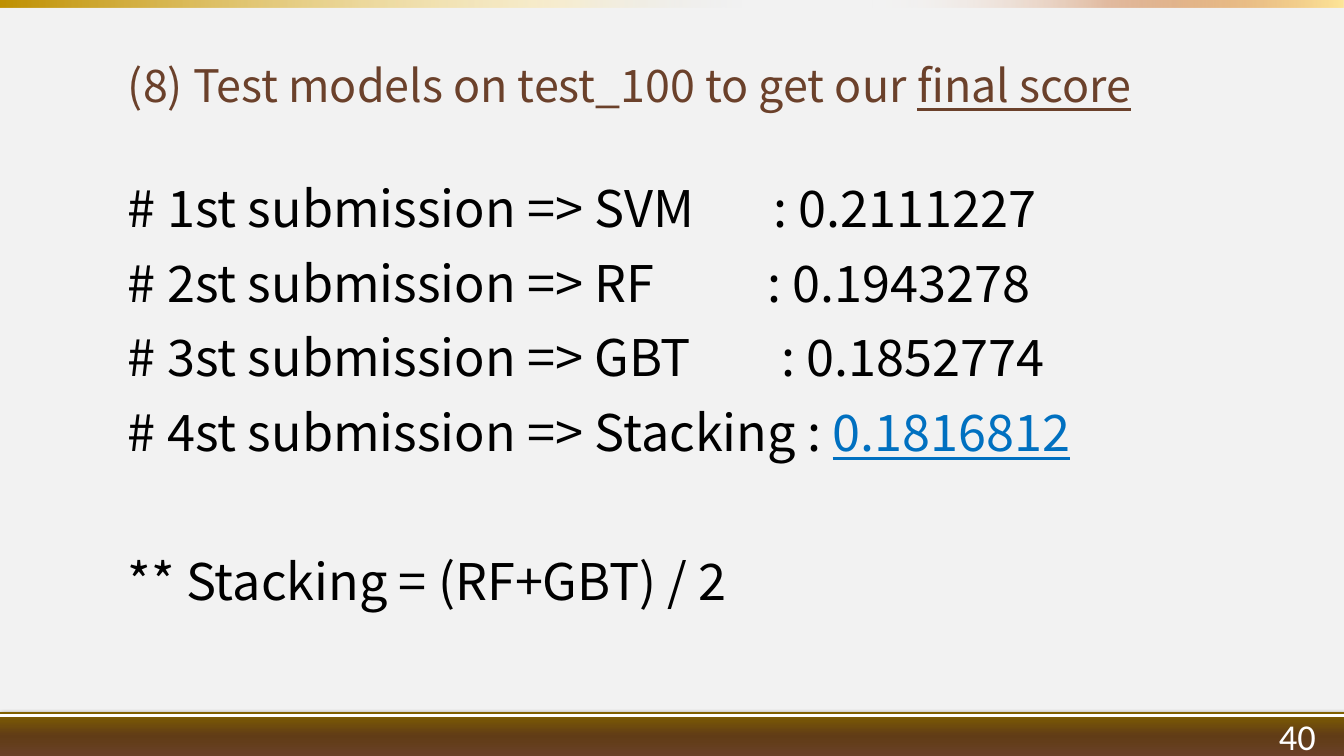
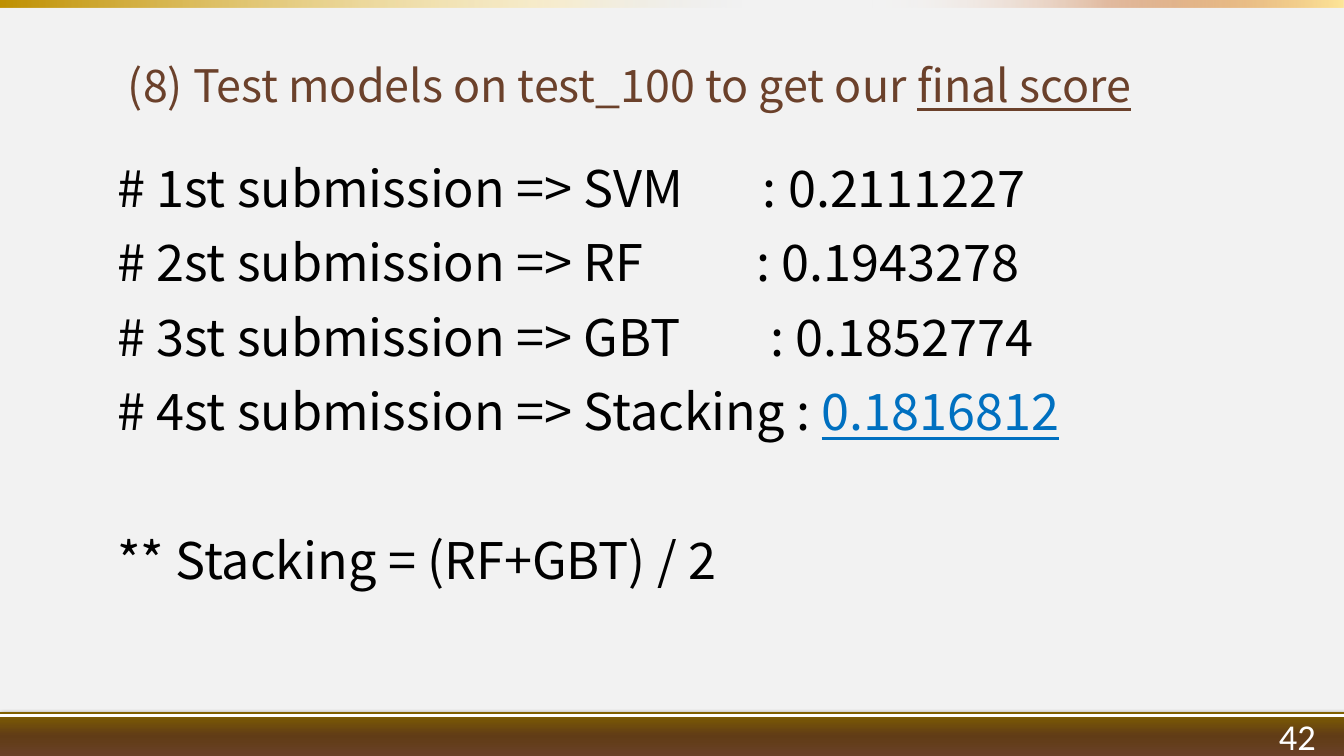
Before and after one commit to 1082-datascience/finalproject-finalproject-1082ds_group6, a slide deck: slide 45 of results/1072_datascience_FP_107363015_G6.pptx (slide 43 before the commit). Drawn at 1344x756 pixels with LibreOffice and Linux fonts; fonts in the diff are those of the drawing; background and template pictures are left out. Boxes give left, top, right and bottom in pixels: in the first picture for what was removed or moved away, otherwise in the second. Text is boxed around its words. In the diff, an @@ line names an element or a change of style, - is before the commit and + after.

```diff
--- a/results/1072_datascience_FP_107363015_G6.pptx
+++ b/results/1072_datascience_FP_107363015_G6.pptx
@@ text "# 1st submission => SVM ...": place and size @@
-text "# 1st submission => SVM ..." at [167,187,1071,613]
+text "# 1st submission => SVM ..." at [156,167,1060,592]
@@ text at [1279,726,1316,750]: text changed @@
-40
+42
```
Also in this commit, not shown: 30 other slides changed, 2 slides added.
